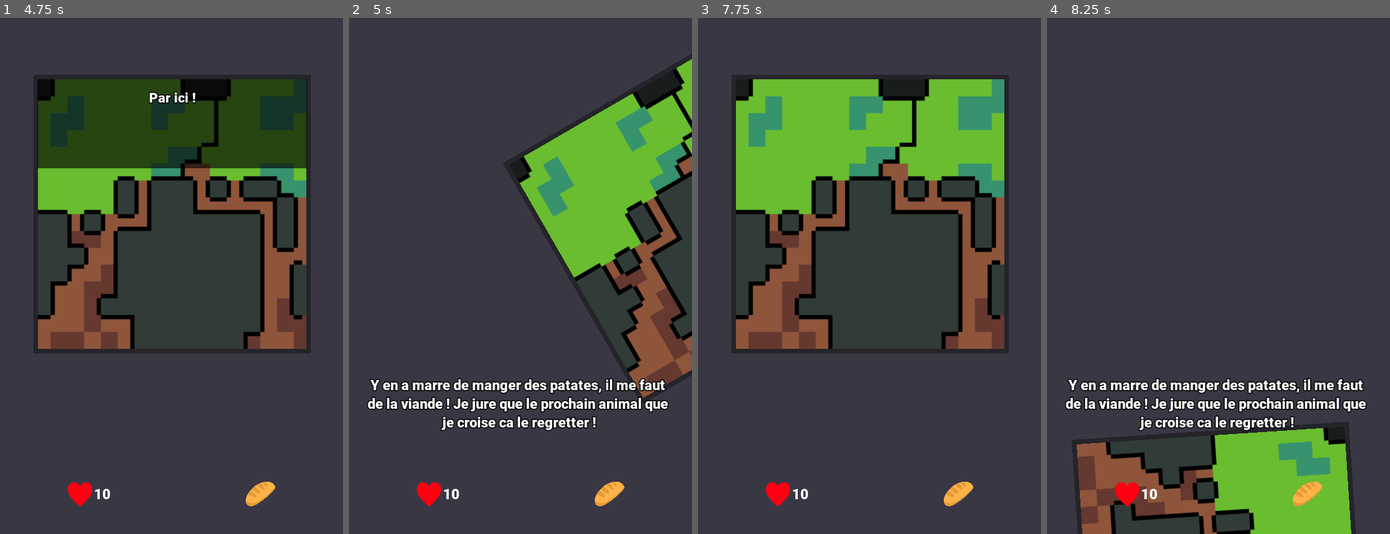
Above: before the commit, frames 1-4 (left to right).
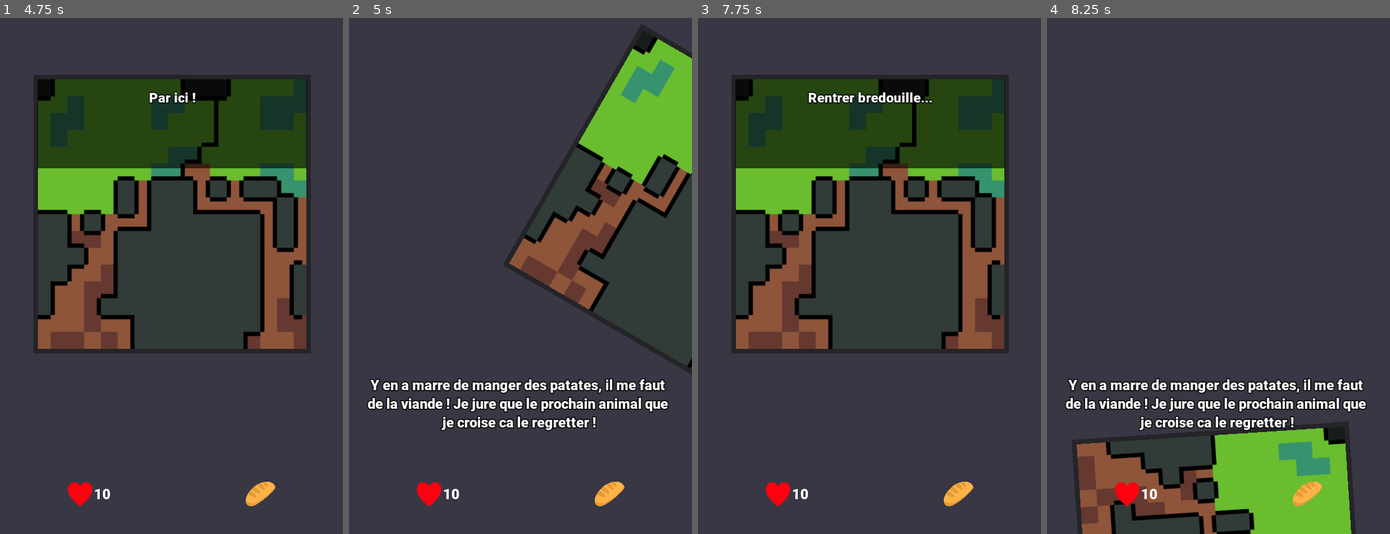
Above: after the commit, the same moments.

Repository: frisk038/SwipeAdventure
Game: Godot game, scene res://Scene/main_screen.tscn
The game is run twice, just before and just after one commit, with the same random seed, the same clock (stepped at 60 frames per second) and the same inputs.
Inputs (mouse positions are in pixels of both pictures, inside the frame that each line leads up to):
- Up to frame 1 (4.75 s): move the mouse to (246, 250) at 0.52 s; click (246, 250) at 0.67 s; drag from (102, 301) to (154, 379) at 1.27 s; move the mouse to (205, 162) at 2.02 s; click (205, 162) at 2.17 s; drag from (154, 379) to (68, 198) at 2.77 s; move the mouse to (274, 353) at 3.52 s; click (274, 353) at 3.67 s; drag from (68, 198) to (120, 147) at 4.27 s
- Up to frame 2 (5 s): no input
- Up to frame 3 (7.75 s): move the mouse to (886, 276) at 5.02 s; click (886, 276) at 5.17 s; drag from (818, 147) to (800, 301) at 5.77 s; move the mouse to (944, 250) at 6.52 s; click (944, 250) at 6.67 s; drag from (800, 301) to (852, 379) at 7.27 s
- Up to frame 4 (8.25 s): move the mouse to (1252, 162) at 8.02 s; click (1252, 162) at 8.17 s

Frame 1 is identical in both runs. In frame 2, 18% of the frame differs, in the area x 44-100%, y 1-75%; in frame 3, 13%; in frame 4, nothing differs.

Commit message:
fix when selecting the same direction twice

Diff:
--- a/Component/card.tscn
+++ b/Component/card.tscn
@@ -100,6 +100,35 @@
 "values": [ 0.0, 0.0, 90.0 ]
 }
 
+[sub_resource type="Animation" id=13]
+resource_name = "down_drag"
+length = 0.05
+step = 0.01
+tracks/0/type = "value"
+tracks/0/path = NodePath("card:rect_position")
+tracks/0/interp = 1
+tracks/0/loop_wrap = true
+tracks/0/imported = false
+tracks/0/enabled = true
+tracks/0/keys = {
+"times": PoolRealArray( 0, 0.05, 0.5 ),
+"transitions": PoolRealArray( 1, 1, 1 ),
+"update": 0,
+"values": [ Vector2( 0, 0 ), Vector2( 0, 35 ), Vector2( 0, 350 ) ]
+}
+tracks/1/type = "value"
+tracks/1/path = NodePath("card:rect_rotation")
+tracks/1/interp = 1
+tracks/1/loop_wrap = true
+tracks/1/imported = false
+tracks/1/enabled = true
+tracks/1/keys = {
+"times": PoolRealArray( 0, 0.1, 0.5 ),
+"transitions": PoolRealArray( 1, 1, 1 ),
+"update": 0,
+"values": [ 0.0, 0.0, 90.0 ]
+}
+
 [sub_resource type="Animation" id=9]
 resource_name = "left"
 length = 0.5
@@ -114,6 +143,35 @@
 "transitions": PoolRealArray( 1, 1 ),
 "update": 0,
 "values": [ Vector2( 0, 0 ), Vector2( -350, 0 ) ]
+}
+tracks/1/type = "value"
+tracks/1/path = NodePath("card:rect_rotation")
+tracks/1/interp = 1
+tracks/1/loop_wrap = true
+tracks/1/imported = false
+tracks/1/enabled = true
+tracks/1/keys = {
+"times": PoolRealArray( 0, 0.1, 0.5 ),
+"transitions": PoolRealArray( 1, 1, 1 ),
+"update": 0,
+"values": [ 0.0, 0.0, 90.0 ]
+}
+
+[sub_resource type="Animation" id=14]
+resource_name = "left_drag"
+length = 0.05
+step = 0.01
+tracks/0/type = "value"
+tracks/0/path = NodePath("card:rect_position")
+tracks/0/interp = 1
+tracks/0/loop_wrap = true
+tracks/0/imported = false
+tracks/0/enabled = true
+tracks/0/keys = {
+"times": PoolRealArray( 0, 0.05, 0.5 ),
+"transitions": PoolRealArray( 1, 1, 1 ),
+"update": 0,
+"values": [ Vector2( 0, 0 ), Vector2( -35, 0 ), Vector2( -350, 0 ) ]
 }
 tracks/1/type = "value"
 tracks/1/path = NodePath("card:rect_rotation")
@@ -184,6 +242,7 @@
 [sub_resource type="Animation" id=10]
 resource_name = "right"
 length = 0.5
+step = 0.01
 tracks/0/type = "value"
 tracks/0/path = NodePath("card:rect_position")
 tracks/0/interp = 1
@@ -206,7 +265,36 @@
 "times": PoolRealArray( 0, 0.1, 0.5 ),
 "transitions": PoolRealArray( 1, 1, 1 ),
 "update": 0,
-"values": [ 0.0, 0.0, -90.0 ]
+"values": [ 0.0, 0.0, 90.0 ]
+}
+
+[sub_resource type="Animation" id=15]
+resource_name = "right_drag"
+length = 0.05
+step = 0.01
+tracks/0/type = "value"
+tracks/0/path = NodePath("card:rect_position")
+tracks/0/interp = 1
+tracks/0/loop_wrap = true
+tracks/0/imported = false
+tracks/0/enabled = true
+tracks/0/keys = {
+"times": PoolRealArray( 0, 0.05, 0.5 ),
+"transitions": PoolRealArray( 1, 1, 1 ),
+"update": 0,
+"values": [ Vector2( 0, 0 ), Vector2( 35, 0 ), Vector2( 350, 0 ) ]
+}
+tracks/1/type = "value"
+tracks/1/path = NodePath("card:rect_rotation")
+tracks/1/interp = 1
+tracks/1/loop_wrap = true
+tracks/1/imported = false
+tracks/1/enabled = true
+tracks/1/keys = {
+"times": PoolRealArray( 0, 0.1, 0.5 ),
+"transitions": PoolRealArray( 1, 1, 1 ),
+"update": 0,
+"values": [ 0.0, 0.0, 90.0 ]
 }
 
 [sub_resource type="Animation" id=6]
@@ -237,6 +325,35 @@
 "values": [ 0.0, 0.0, -90.0 ]
 }
 
+[sub_resource type="Animation" id=16]
+resource_name = "up_drag"
+length = 0.05
+step = 0.01
+tracks/0/type = "value"
+tracks/0/path = NodePath("card:rect_position")
+tracks/0/interp = 1
+tracks/0/loop_wrap = true
+tracks/0/imported = false
+tracks/0/enabled = true
+tracks/0/keys = {
+"times": PoolRealArray( 0, 0.05, 0.5 ),
+"transitions": PoolRealArray( 1, 1, 1 ),
+"update": 0,
+"values": [ Vector2( 0, 0 ), Vector2( 0, -35 ), Vector2( 0, -350 ) ]
+}
+tracks/1/type = "value"
+tracks/1/path = NodePath("card:rect_rotation")
+tracks/1/interp = 1
+tracks/1/loop_wrap = true
+tracks/1/imported = false
+tracks/1/enabled = true
+tracks/1/keys = {
+"times": PoolRealArray( 0, 0.1, 0.5 ),
+"transitions": PoolRealArray( 1, 1, 1 ),
+"update": 0,
+"values": [ 0.0, 0.0, -90.0 ]
+}
+
 [node name="card" type="Node2D"]
 script = ExtResource( 1 )
 
@@ -247,7 +364,6 @@
 rect_pivot_offset = Vector2( 132.5, 132.5 )
 
 [node name="card" type="Panel" parent="."]
-visible = false
 margin_right = 265.0
 margin_bottom = 265.0
 rect_pivot_offset = Vector2( 132.5, 132.5 )
@@ -308,9 +424,15 @@
 [node name="AnimationPlayer" type="AnimationPlayer" parent="."]
 anims/RESET = SubResource( 7 )
 anims/down = SubResource( 8 )
+anims/down_drag = SubResource( 13 )
 anims/left = SubResource( 9 )
+anims/left_drag = SubResource( 14 )
 anims/reveal = SubResource( 11 )
 anims/right = SubResource( 10 )
+anims/right_drag = SubResource( 15 )
 anims/up = SubResource( 6 )
+anims/up_drag = SubResource( 16 )
+
+[node name="Tween" type="Tween" parent="."]
 
 [connection signal="animation_finished" from="AnimationPlayer" to="." method="_on_AnimationPlayer_animation_finished"]
--- a/Script/card.gd
+++ b/Script/card.gd
@@ -9,6 +9,7 @@
 onready var hint_right = $"card/AnimatedSprite/hint_right"
 onready var hint_down = $"card/AnimatedSprite/hint_down"
 onready var hint_up_bg = $"card/AnimatedSprite/hint_bg"
+onready var tween = $"Tween"
 
 var drag_start_pos:Vector2
 var is_dragging:bool
@@ -22,7 +23,7 @@
 	card.rect_scale.x = -0.1
 	card.visible = false
 
-func get_choice(evt_position:Vector2=Vector2.ZERO):
+func get_choice(evt_position:Vector2):
 	var choice = vector_to_choice(evt_position)
 	match choice:
 		GlobalPath.RIGHT:
@@ -67,6 +68,7 @@
 	var choice = vector_to_choice(evt_position)
 	if choice == -1 :
 		hide_hint()
+		previous_direction = -1
 		return
 	if previous_direction != choice:
 		previous_direction = choice
@@ -102,9 +104,10 @@
 		on_dragging(event.position)
 
 func _on_AnimationPlayer_animation_finished(anim_name):
-	if (anim_name != "reveal"):
+	if (anim_name != "reveal" && !("_drag" in anim_name) ):
 		reset_card()
 		anim_player.play("reveal")
+
 	match anim_name:
 		"right":
 			emit_signal("choice_made", GlobalPath.RIGHT)
--- a/Script/path.gd
+++ b/Script/path.gd
@@ -37,6 +37,19 @@
 		down_txt=dt
 
 
+func path_to_string(path:int)-> String:
+	match path:
+		LEFT:
+			return "left"
+		UP:
+			return "up"
+		RIGHT:
+			return "right"
+		DOWN:
+			return "down"
+		_:
+			return ""
+
 func fill_path(json):
 	for jpath in json:
 		var path = PathNode.new(load(jpath["a"]),
Not shown: 1 places in Component/card.tscn that only renumber resources
